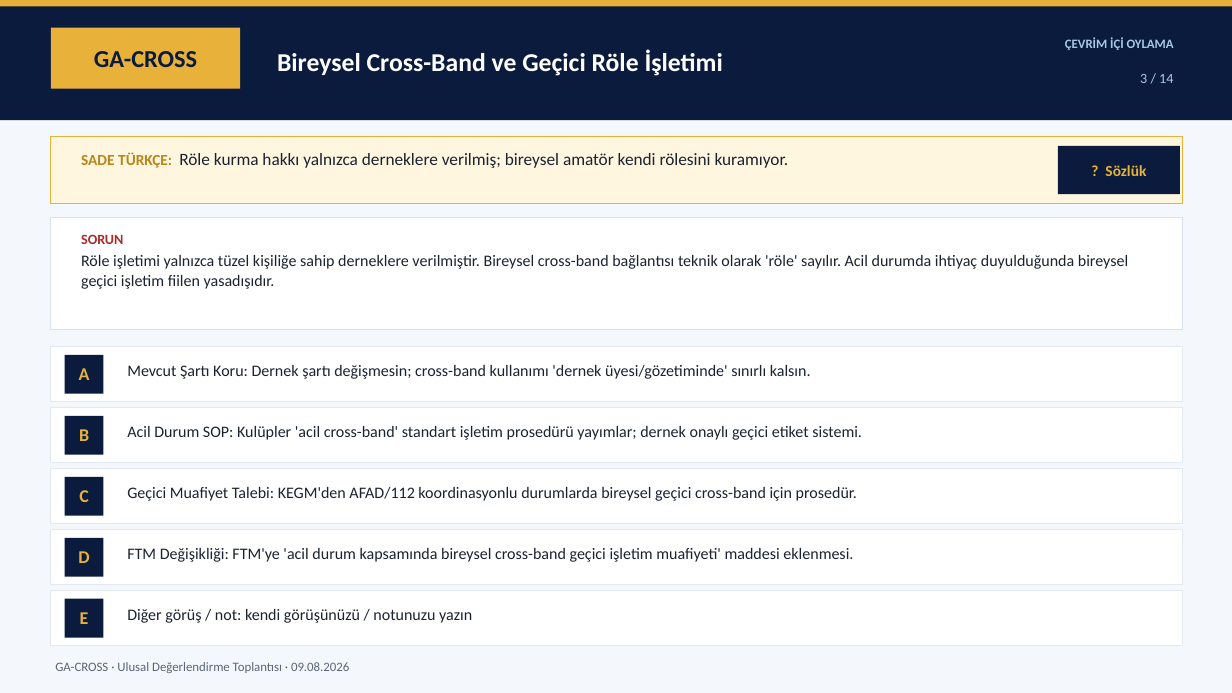
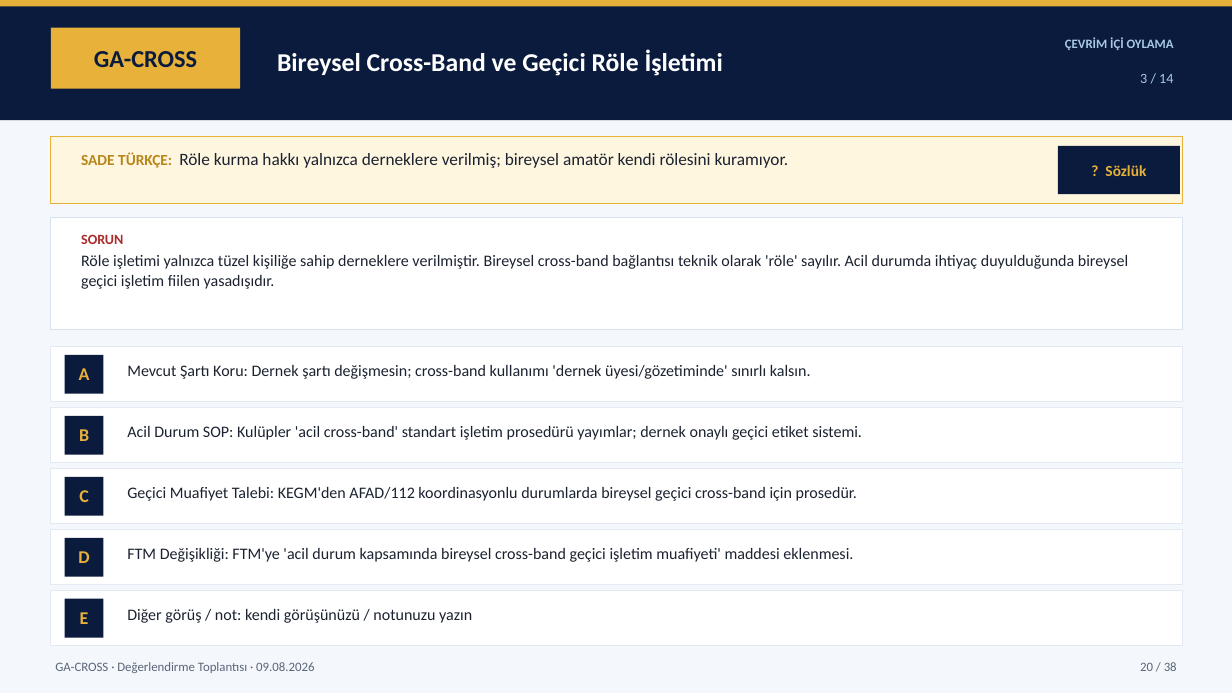
Before and after one commit to TA3HRJ/amator-telsiz-mevzuat, a slide deck: slide 20 of Amator_Telsizcilik_Uzlasi_Oy_Pusulasi_Sunum_v1.3.pptx. Drawn at 1232x693 pixels with LibreOffice and Linux fonts; fonts in the diff are those of the drawing. Boxes give left, top, right and bottom in pixels: in the first picture for what was removed or moved away, otherwise in the second. Text is boxed around its words. In the diff, an @@ line names an element or a change of style, - is before the commit and + after.

```diff
--- a/Amator_Telsizcilik_Uzlasi_Oy_Pusulasi_Sunum_v1.3.pptx
+++ b/Amator_Telsizcilik_Uzlasi_Oy_Pusulasi_Sunum_v1.3.pptx
@@ text at [55, 662, 314, 673]: text changed @@
-GA-CROSS · Ulusal Değerlendirme Toplantısı · 09.08.2026
+GA-CROSS · Değerlendirme Toplantısı · 09.08.2026
@@ text added at [1140, 662, 1177, 671], 10 pt, text #5A6678 @@
+20 / 38
```
Also in this commit, not shown: 37 other slides changed, 2 other files.
